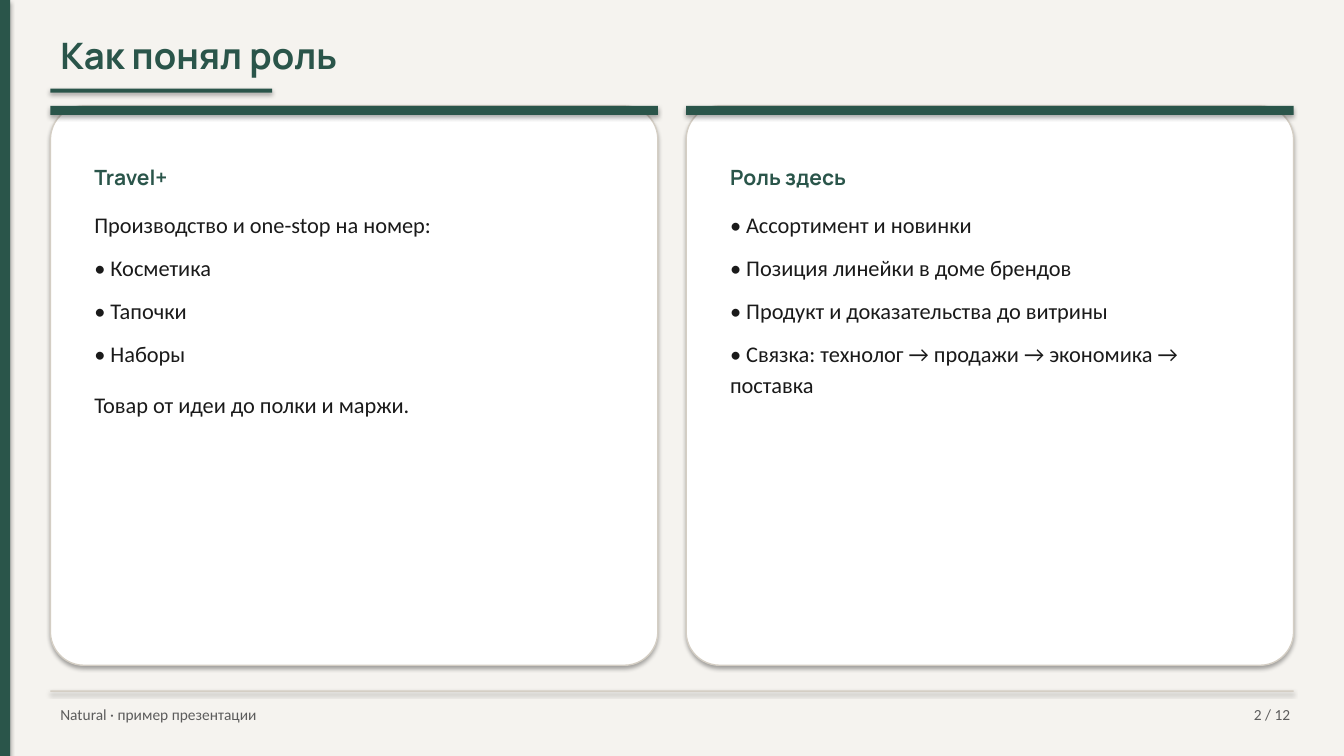
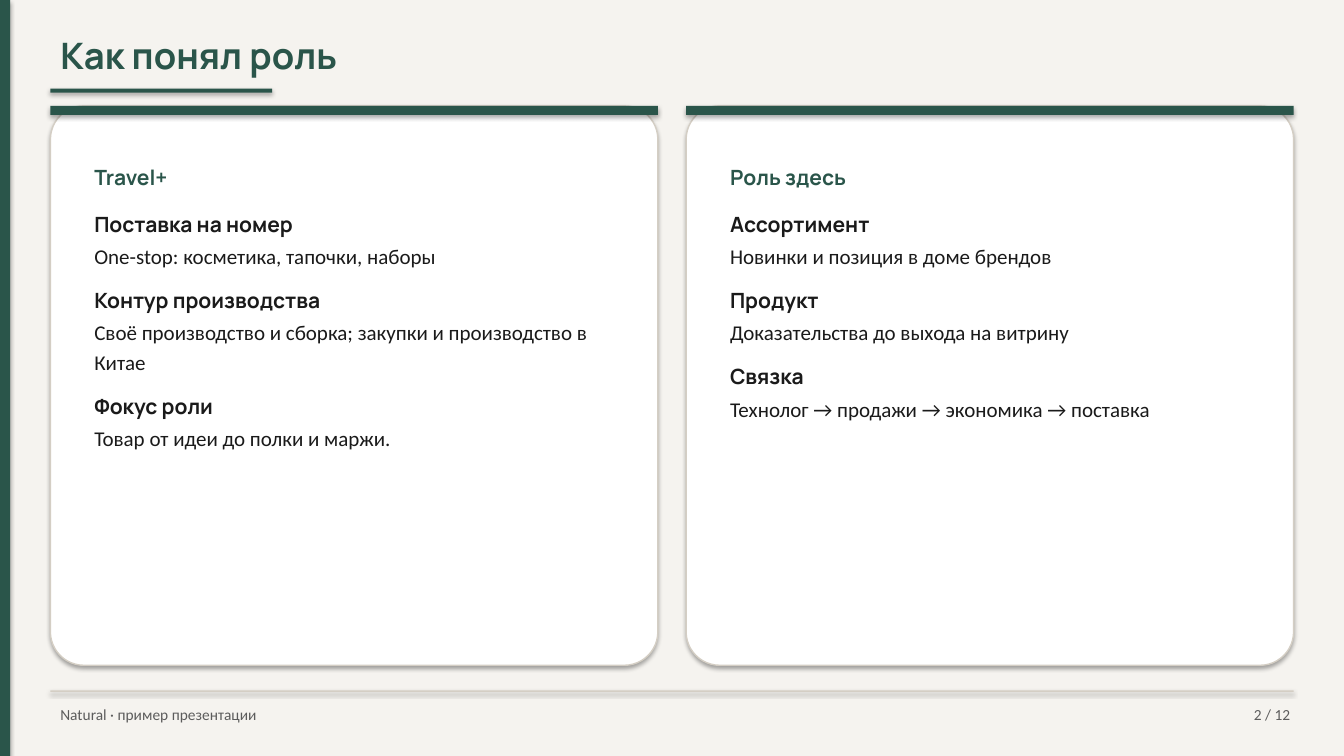
Before and after one commit to pagasbot-coder/Banya-Digital, a slide deck: slide 2 of knowledge-base/presentation-travelplus-interview.pptx. Drawn at 1344x756 pixels with LibreOffice and Linux fonts; fonts in the diff are those of the drawing. Boxes give left, top, right and bottom in pixels: in the first picture for what was removed or moved away, otherwise in the second. Text is boxed around its words. In the diff, an @@ line names an element or a change of style, - is before the commit and + after.

```diff
--- a/knowledge-base/presentation-travelplus-interview.pptx
+++ b/knowledge-base/presentation-travelplus-interview.pptx
@@ text at (94,217,587,419): text changed; size 16 to 15 pt @@
-Производство и one-stop на номер:
-• Косметика
-• Тапочки
-• Наборы
+Поставка на номер
+One-stop: косметика, тапочки, наборы
+Контур производства
+Своё производство и сборка; закупки и производство в Китае
+Фокус роли
@@ text at (730,217,1150,421): text changed; size 16 to 15 pt @@
-• Ассортимент и новинки
-• Позиция линейки в доме брендов
-• Продукт и доказательства до витрины
-• Связка: технолог → продажи → экономика → поставка
+Ассортимент
+Новинки и позиция в доме брендов
+Продукт
+Доказательства до выхода на витрину
+Связка
+Технолог → продажи → экономика → поставка
@@ text at (94,432,390,450): size 16 to 15 pt in "Товар от идеи до полки и маржи."; less space between paragraphs @@
```
Also in this commit, not shown: 3 other files.
